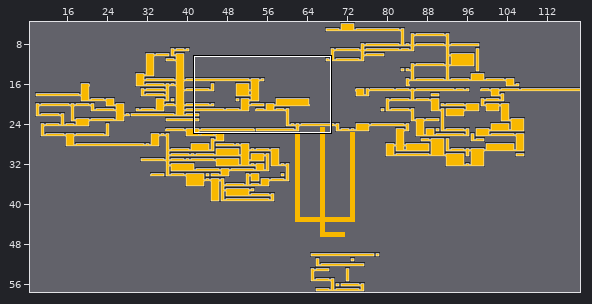
One commit to this Tiled map: maps/worldmaptiles.tmx. The first picture is a wide view before the edit; the outline marks the close-up.
Close-up. The starting point:
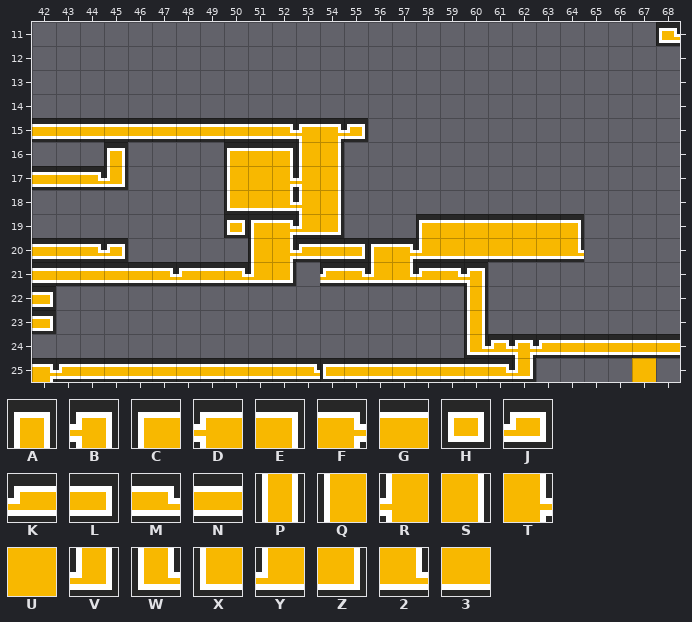
Cells are 16x16 px. Shown: x 42..68, y 11..25. The commit also changed other parts of the map, which this record leaves out. The old version is drawn lined up with the new one.
Key: from "maptiles": A 0, B 1, C 16, D 17, E 32, F 34, G 48, H 64, J 65, K 81, L 96, M 98, N 112, P 128, Q 144, R 145, S 160, T 162, U 176, V 193, W 194, X 208, Y 209, Z 224, 2 226, 3 240.
_ is an empty cell.
Layers that did not change in this view are not listed.
Layer "t2" before, first column x 42:
11 ___________________________
12 ___________________________
13 ___________________________
14 ___________________________
15 NNNNNNNNNNMDFJ_____________
16 ___A____CGEQS______________
17 NNMV____QUTRS______________
18 ________X32RS______________
19 ________HCFYZ______________
20 NNMJ_____QTKNL_____________
21 NNNNNMKNMYZ________________
22 L__________________________
23 L__________________________
24 ___________________________
25 ___________________________
Layer "town" before, first column x 42:
11 ___________________________
12 ___________________________
13 ___________________________
14 ___________________________
15 ___________________________
16 ___________________________
17 ___________________________
18 ___________________________
19 ________________CGGGGGE____
20 ______________CFY333332____
21 ____________KMY2KMB________
22 __________________P________
23 __________________P________
24 __________________W________
25 ___________________________
After:
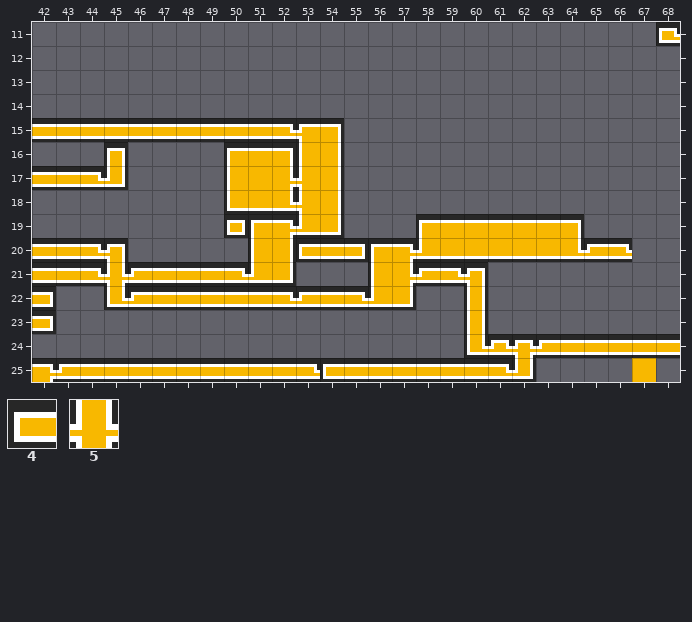
Further tiles: from "maptiles": 4 80, 5 131.
Changes in this commit:
everything moved by +10,+0 cells (the old picture is shown already moved)
Layer "t2":
Tile K gives way to tile 4 in row 20 at x 53.
Tile N gives way to tile 5 in row 21 at x 45.
Tile J gives way to tile B in row 20 at x 45.
Tile F gives way to tile E in row 15 at x 54.
Tile N gives way to tile K in row 21 at x 46.
The edit adds tile K in row 22 at x 46.
Tile N gives way to tile M in row 21 at x 44.
The edit adds tile M in row 22 at x 52.
Tile K gives way to tile N in row 21 at x 48.
Tile M gives way to tile N in row 21 at x 47.
The edit adds tile N in row 22 at x 47 to 51.
Tile T gives way to tile S in row 20 at x 52.
The edit adds tile W in row 22 at x 45.
Tile J is gone in row 15 at x 55.
Layer "town":
The edit adds tile K in row 20 at x 65; in row 22 at x 53.
The edit adds tile M in row 20 at x 66; in row 22 at x 55.
The edit adds tile N in row 22 at x 54.
Tile Y gives way to tile Q in row 21 at x 56.
Tile 2 gives way to tile T in row 21 at x 57.
The edit adds tile Y in row 22 at x 56.
The edit adds tile Z in row 22 at x 57.
Tile K is gone in row 21 at x 54.
Tile M is gone in row 21 at x 55.
Where, in picture pixels (left, top, right, bottom), the same in both close-ups:
changed: (338, 118, 368, 142)
changed: (98, 250, 416, 310)
added: (584, 238, 632, 262)
